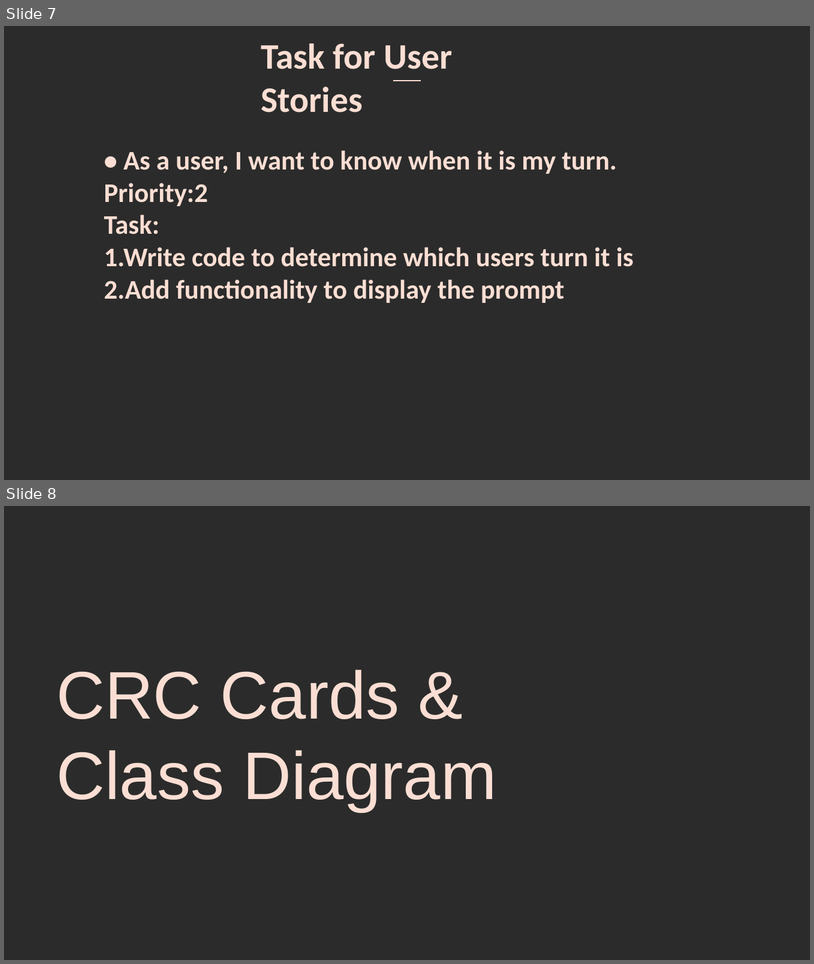
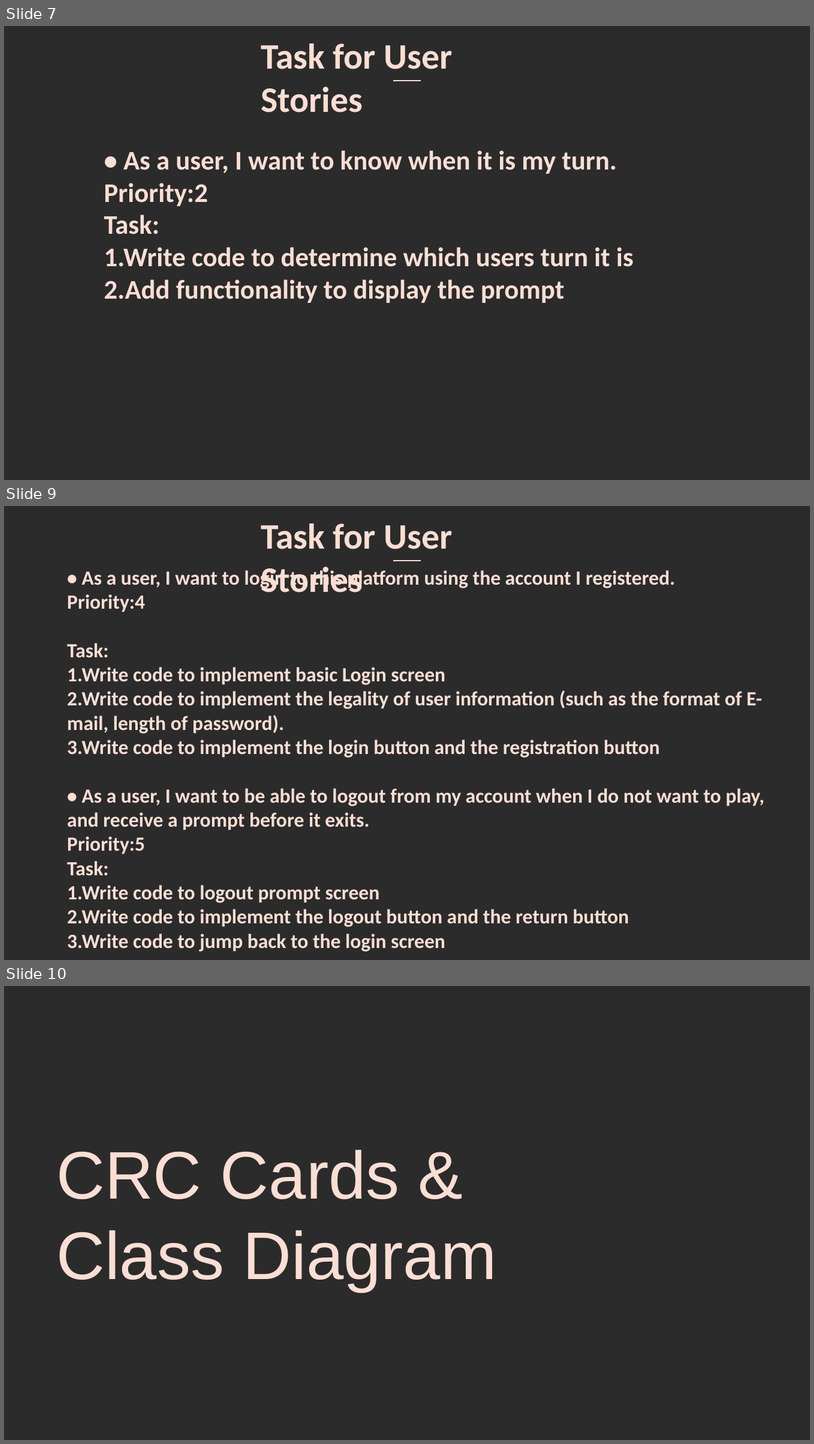
Before and after one commit to JacindaQiong/cs414-fa19-001-Party-A, a slide deck: P2/P2-Power Point.pptx. Shown one above the other, each under a label of ours: slides 7 and 8 before the commit, slides 7, 9 and 10 after it; the slides between them are not shown. The pictures are 814x964 and 814x1444 pixels, drawn with LibreOffice and Linux fonts; fonts in the diff are those of the drawing; background and template pictures are left out; a plain dark background stands for a picture behind light text. Boxes give left, top, right and bottom in pixels: in the first picture for what was removed or moved away, otherwise in the second. Text is boxed around its words. In the diff, an @@ line names an element or a change of style, - is before the commit and + after.

```diff
--- a/P2/P2-Power Point.pptx
+++ b/P2/P2-Power Point.pptx
@@ slide 9 added at box(4, 506, 810, 960), background picture (left out) @@
@@ text added at box(261, 523, 452, 592), 32 pt, text #FBDED3, bold @@
+Task for User Stories
@@ text added at box(67, 568, 765, 951), 18 pt, text #FBDED3, bold @@
+• As a user, I want to login to this platform using the account I registered.
+Priority:4
+Task:
+1.Write code to implement basic Login screen
+2.Write code to implement the legality of user information (such as the format of E-mail, length of password).
+3.Write code to implement the login button and the registration button
+• As a user, I want to be able to logout from my account when I do not want to play, and receive a prompt before it exits.
+Priority:5
+Task:
+1.Write code to logout prompt screen
+2.Write code to implement the logout button and the return button
+3.Write code to jump back to the login screen
@@ line added from (393, 561) to (421, 561), #FBDED3 1.5 pt @@
@@ what was slide 8 is now slide 10 @@
```
Also in this commit, not shown: 1 other slide added.
